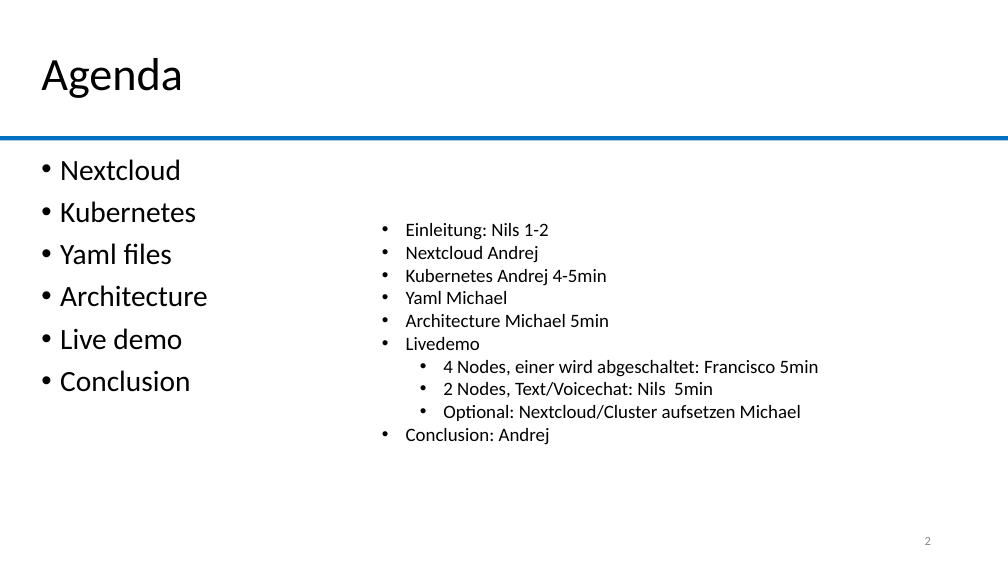
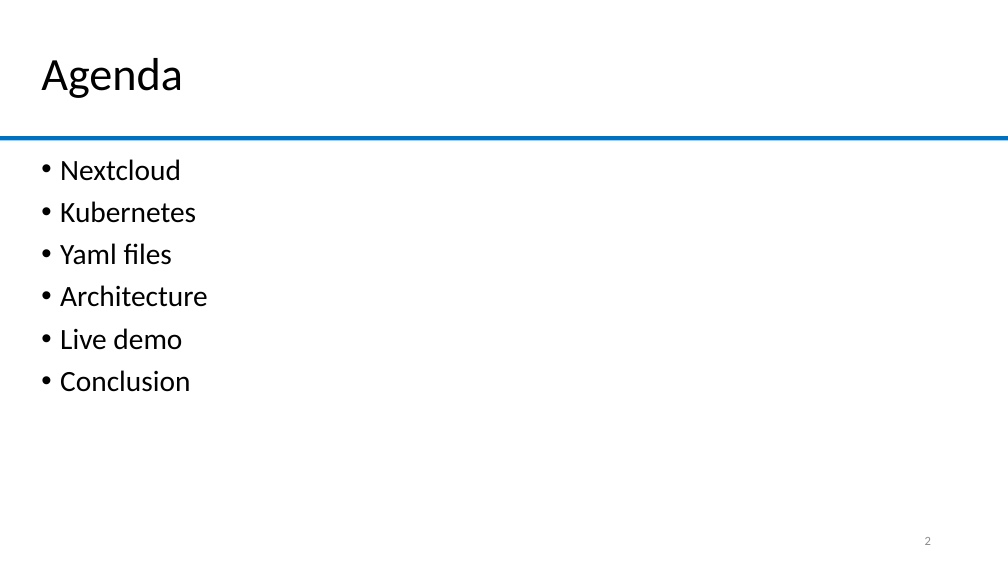
Before and after one commit to lolamtisch/BauCloCom_kubernetes, a slide deck: slide 2 of docu/Kubernetes_Nexcloud.pptx. Drawn at 1008x567 pixels with LibreOffice and Linux fonts; fonts in the diff are those of the drawing; background and template pictures are left out. Boxes give left, top, right and bottom in pixels: in the first picture for what was removed or moved away, otherwise in the second. Text is boxed around its words. In the diff, an @@ line names an element or a change of style, - is before the commit and + after.

```diff
--- a/docu/Kubernetes_Nexcloud.pptx
+++ b/docu/Kubernetes_Nexcloud.pptx
@@ text removed at [406,223,819,445] @@
-• Einleitung: Nils 1-2
-• Nextcloud Andrej
-• Kubernetes Andrej 4-5min
-• Yaml Michael
-• Architecture Michael 5min
-• Livedemo
-  • 4 Nodes, einer wird abgeschaltet: Francisco 5min
-  • 2 Nodes, Text/Voicechat: Nils 5min
-  • Optional: Nextcloud/Cluster aufsetzen Michael
-• Conclusion: Andrej
```
Also in this commit, not shown: 3 other slides changed, 2 slides removed, 1 other file.
